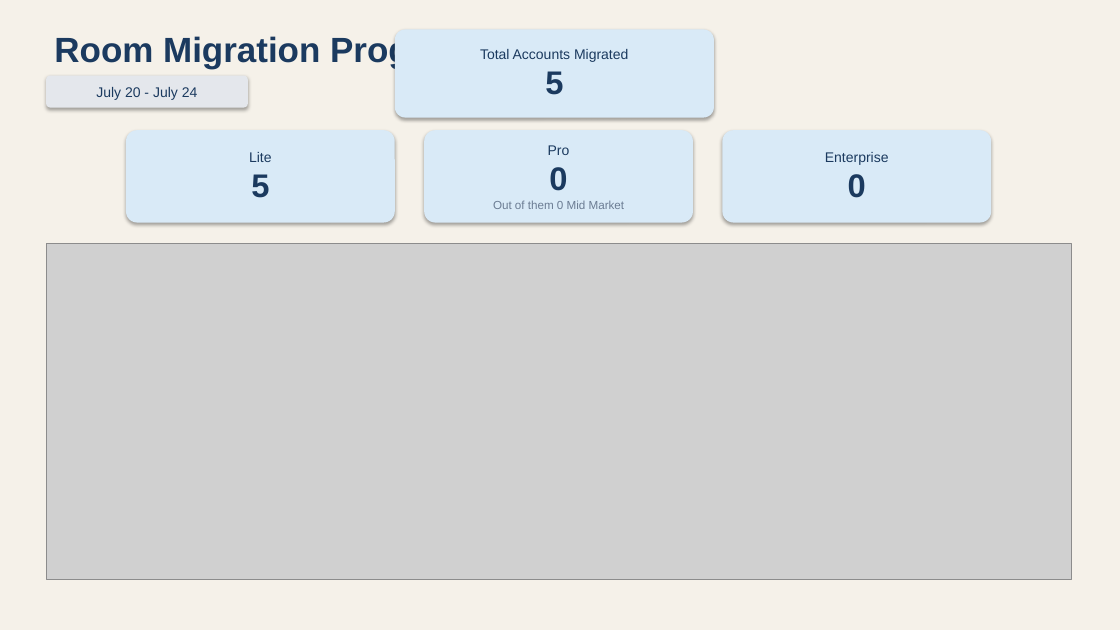
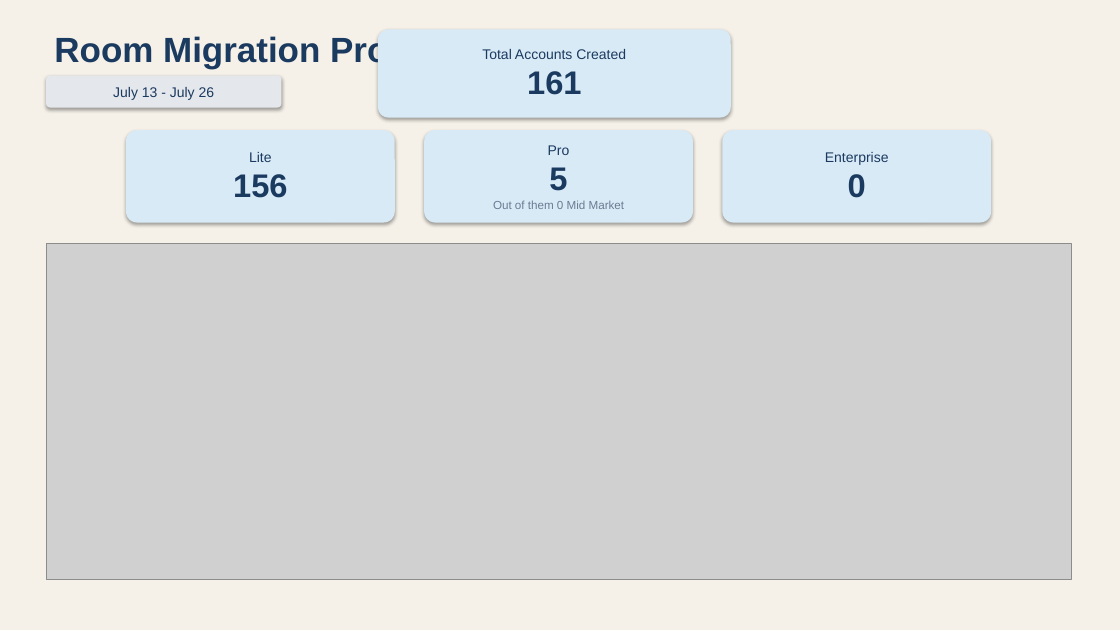
Before and after one commit to maiagordon-commits/PRD-Cross-Project, a slide deck: slide 1 of Room_Migration_Progress.pptx. Drawn at 1120x630 pixels with LibreOffice and Linux fonts; fonts in the diff are those of the drawing; grey boxes stand for pictures. Boxes give left, top, right and bottom in pixels: in the first picture for what was removed or moved away, otherwise in the second. Text is boxed around its words. In the diff, an @@ line names an element or a change of style, - is before the commit and + after.

```diff
--- a/Room_Migration_Progress.pptx
+++ b/Room_Migration_Progress.pptx
@@ rounded rectangle "Total Accounts Created": place and size @@
-rounded rectangle "Total Accounts Created" at (395,29,714,118)
+rounded rectangle "Total Accounts Created" at (378,29,731,118)
@@ text in rounded rectangle at (482,49,626,95): text changed @@
-Total Accounts Migrated
-5
+Total Accounts Created
+161
@@ rounded rectangle "July 13 - July 26": place and size @@
-rounded rectangle "July 13 - July 26" at (46,76,248,108)
+rounded rectangle "July 13 - July 26" at (46,76,281,108)
@@ text in rounded rectangle at (113,87,215,100): text changed @@
-July 20 - July 24
+July 13 - July 26
@@ text in rounded rectangle at (233,174,287,198): text changed @@
-5
+156
@@ text in rounded rectangle at (549,167,567,191): text changed @@
-0
+5
```
Also in this commit, not shown: 1 slide added, 10 other files.
